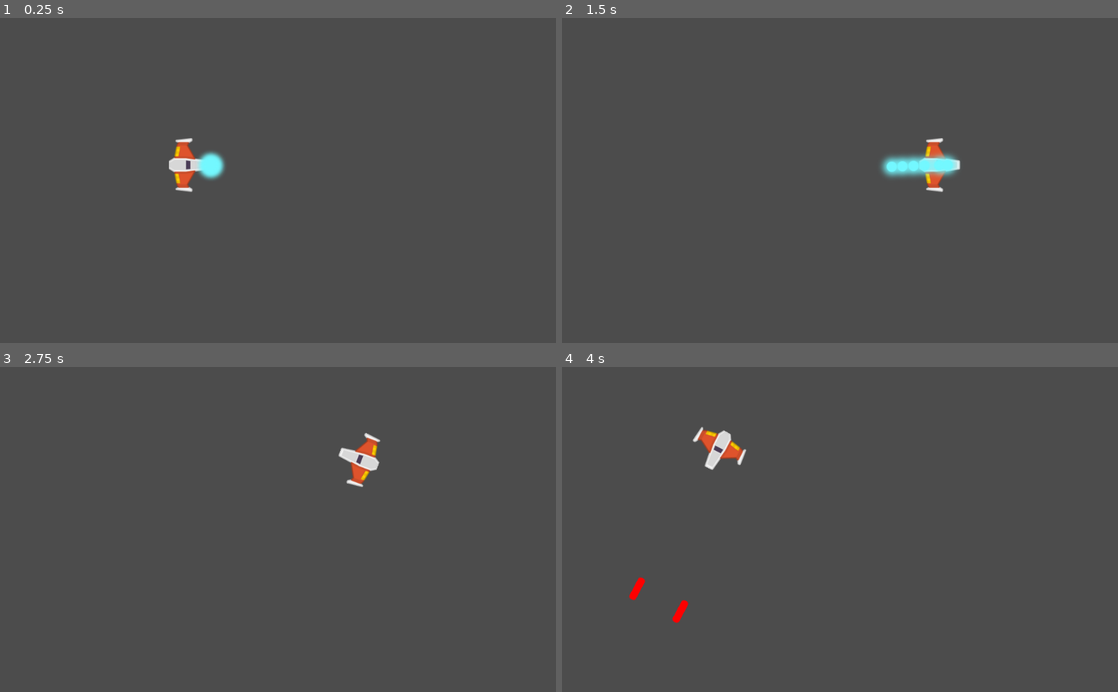
Above: before the commit, frames 1-4 (two rows, left to right).
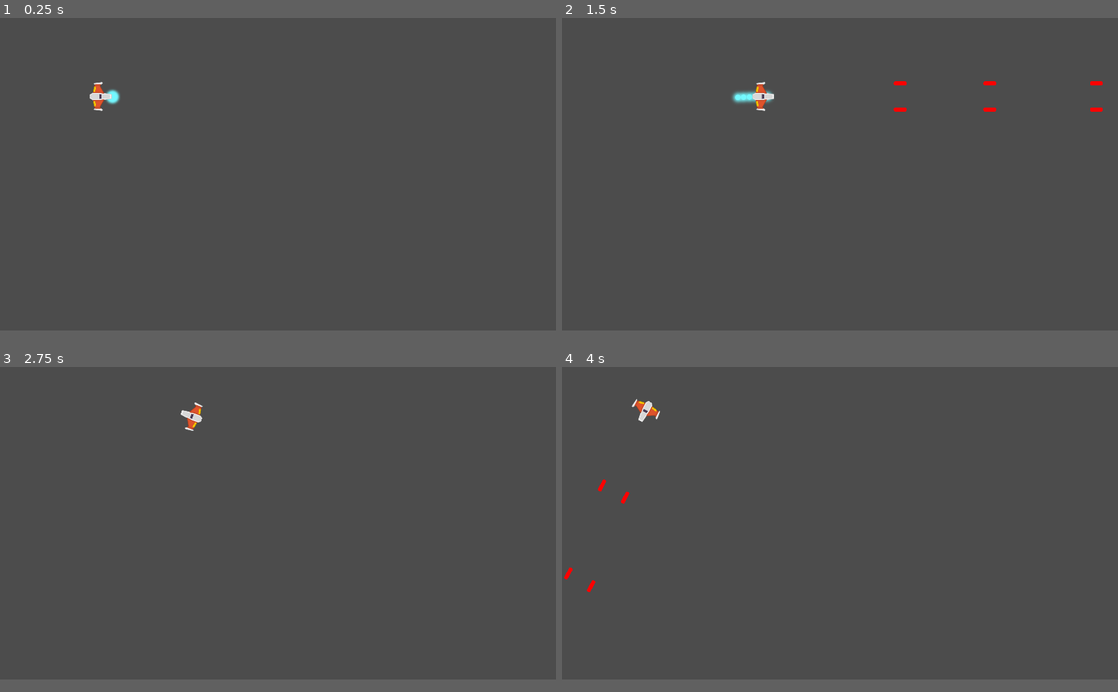
Above: after the commit, the same moments.

Repository: morfeo777/Meteoritos
Game: Godot game, scene res://Juego/Proyectiles/NivelTest.tscn
The game is run twice, just before and just after one commit, with the same random seed, the same clock (stepped at 60 frames per second) and the same inputs.
Inputs:
- Up to frame 1 (0.25 s): no input
- Up to frame 2 (1.5 s): tap Enter at 0.5 s; hold W (mover_adelante) 0.53-1.28 s; hold F (disparo_principal) 0.53-1.28 s; hold S (mover_atras) from 1.28 s (still down); tap Q (disparo_secundario) at 1.35 s
- Up to frame 3 (2.75 s): release S (mover_atras) at 2.03 s; hold W (mover_adelante) from 2.03 s (still down); hold A (rotar_antihorario) from 2.03 s (still down)
- Up to frame 4 (4 s): release A (rotar_antihorario) at 2.78 s; tap D (rotar_horario) at 2.85 s; release W (mover_adelante) at 3.53 s; hold S (mover_atras) from 3.53 s (still down); hold F (disparo_principal) from 3.53 s (still down)
In our replay, the window is 800x468 before the commit and 800x450 after it. These sizes can differ from the game's own. Grey fills any space a smaller window leaves; there, only what the larger window draws over its background counts as a difference.

The runs differ from the first frame. In frame 1, 1.1% of the frame differs, in the area x 16-41%, y 19-54%; in frame 2, 1.7%, in the area x 30-98%, y 19-54%; in frame 3, 0.8%; in frame 4, 1.1%.

Commit message:
Agregado Varias Cosas
-Laser Enemigo
-Laser Beam
-No me acuerdo que mas

Diff:
--- a/Juego/Naves/Player/Player.tscn
+++ b/Juego/Naves/Player/Player.tscn
@@ -11,6 +11,9 @@
 
 [node name="Player" type="RigidBody2D"]
 position = Vector2( 105.138, 117.262 )
+z_index = 50
+z_as_relative = false
+collision_mask = 20
 physics_material_override = ExtResource( 2 )
 gravity_scale = 0.0
 can_sleep = false
--- a/Juego/Proyectiles/Canion.tscn
+++ b/Juego/Proyectiles/Canion.tscn
@@ -1,7 +1,7 @@
 [gd_scene load_steps=4 format=2]
 
 [ext_resource path="res://Juego/Proyectiles/Canion.gd" type="Script" id=1]
-[ext_resource path="res://Juego/Proyectiles/Proyectil.tscn" type="PackedScene" id=2]
+[ext_resource path="res://Juego/Proyectiles/ProyectilPlayer.tscn" type="PackedScene" id=2]
 [ext_resource path="res://Juego/Proyectiles/laserSfx.ogg" type="AudioStream" id=3]
 
 [node name="Canion" type="Node2D"]
--- a/Juego/Proyectiles/Laser/LaserBeam2D.tscn
+++ b/Juego/Proyectiles/Laser/LaserBeam2D.tscn
@@ -47,12 +47,15 @@
 orbit_velocity = 0.0
 orbit_velocity_random = 0.0
 scale = 0.5
-scale_curve = SubResource( 4 )
-color_ramp = SubResource( 2 )
+scale_curve = SubResource( 7 )
+color_ramp = SubResource( 5 )
 
 [node name="LaserBeam2D" type="RayCast2D"]
+z_index = 41
+z_as_relative = false
 enabled = true
 cast_to = Vector2( 0, 0 )
+collision_mask = 6
 script = ExtResource( 1 )
 
 [node name="FillLine2D" type="Line2D" parent="."]
--- a/Juego/Proyectiles/Proyectil.tscn
+++ b/Juego/Proyectiles/Proyectil.tscn
@@ -1,11 +1,7 @@
-[gd_scene load_steps=4 format=2]
+[gd_scene load_steps=3 format=2]
 
 [ext_resource path="res://Juego/Proyectiles/proyectil_player.png" type="Texture" id=1]
 [ext_resource path="res://Juego/Proyectiles/Proyectil.gd" type="Script" id=2]
-
-[sub_resource type="CapsuleShape2D" id=1]
-radius = 9.6077
-height = 26.874
 
 [node name="Proyectil" type="Area2D"]
 script = ExtResource( 2 )
@@ -18,7 +14,6 @@
 
 [node name="CollisionShape2D" type="CollisionShape2D" parent="."]
 rotation = 1.5708
-shape = SubResource( 1 )
 
 [node name="VisibilityNotifier2D" type="VisibilityNotifier2D" parent="."]
 [connection signal="screen_exited" from="VisibilityNotifier2D" to="." method="_on_VisibilityNotifier2D_screen_exited"]
--- /dev/null
+++ b/Juego/Proyectiles/ProyectilEnemigo.tscn
@@ -0,0 +1,21 @@
+[gd_scene load_steps=4 format=2]
+
+[ext_resource path="res://Juego/Proyectiles/Proyectil.tscn" type="PackedScene" id=1]
+[ext_resource path="res://Juego/Proyectiles/proyectil_enemigo.png" type="Texture" id=2]
+
+[sub_resource type="CapsuleShape2D" id=1]
+radius = 6.66452
+height = 30.1814
+
+[node name="ProyectilEnemigo" instance=ExtResource( 1 )]
+z_index = 39
+z_as_relative = false
+collision_layer = 16
+
+[node name="Sprite" parent="." index="0"]
+modulate = Color( 0.27, 1.3, 0, 1 )
+scale = Vector2( 1.5, 0.77 )
+texture = ExtResource( 2 )
+
+[node name="CollisionShape2D" parent="." index="1"]
+shape = SubResource( 1 )
--- /dev/null
+++ b/Juego/Proyectiles/ProyectilPlayer.tscn
@@ -0,0 +1,16 @@
+[gd_scene load_steps=3 format=2]
+
+[ext_resource path="res://Juego/Proyectiles/Proyectil.tscn" type="PackedScene" id=1]
+
+[sub_resource type="CapsuleShape2D" id=1]
+radius = 7.29522
+height = 32.704
+
+[node name="ProyectilPlayer" instance=ExtResource( 1 )]
+z_index = 40
+z_as_relative = false
+collision_layer = 8
+collision_mask = 6
+
+[node name="CollisionShape2D" parent="." index="1"]
+shape = SubResource( 1 )
--- a/project.godot
+++ b/project.godot
@@ -44,13 +44,24 @@
 
 [application]
 
-config/name="Meteoritos_Juego"
+config/name="Meteoritos"
 run/main_scene="res://Juego/Proyectiles/NivelTest.tscn"
-config/icon="res://icon.png"
+config/icon="res://icono_juego.png"
 
 [autoload]
 
 Eventos="*res://Juego/Autoloads/Eventos.gd"
+
+[display]
+
+window/size/width=1920
+window/size/height=1080
+window/size/resizable=false
+window/size/always_on_top=true
+window/size/test_width=1280
+window/size/test_height=720
+window/stretch/mode="2d"
+window/stretch/aspect="keep"
 
 [input]
 
@@ -89,6 +100,14 @@
  ]
 }
 
+[layer_names]
+
+2d_physics/layer_1="player"
+2d_physics/layer_2="enemigo"
+2d_physics/layer_3="meteorito"
+2d_physics/layer_4="proyectil_player"
+2d_physics/layer_5="proyectil_enemigo"
+
 [rendering]
 
 quality/driver/driver_name="GLES2"
Not shown: 4 places in Juego/Proyectiles/Laser/LaserBeam2D.tscn that only renumber resources
Binary file added: Juego/Proyectiles/proyectil_enemigo.png
Binary file added: icono_juego.png
